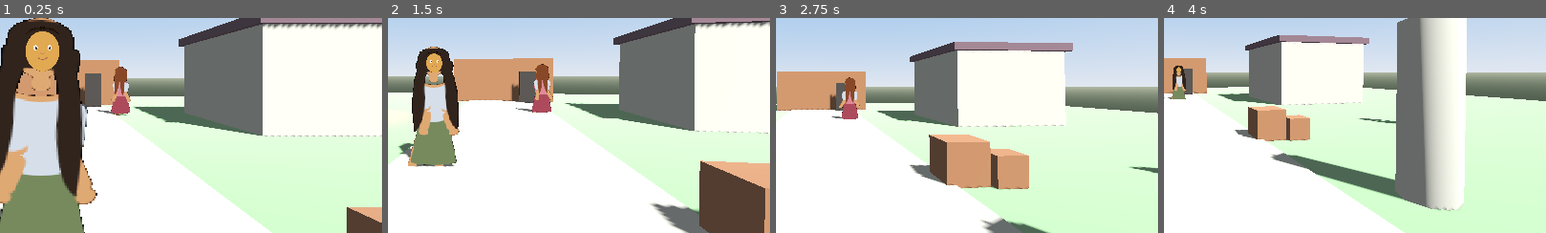
Above: before the commit, frames 1-4 (left to right).
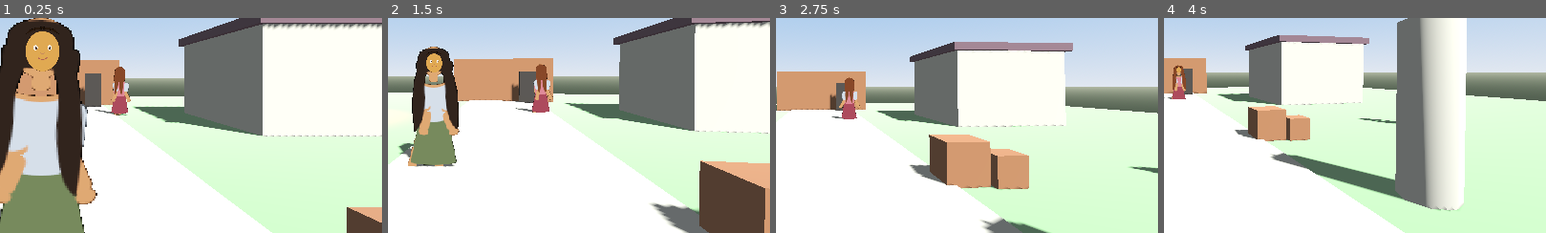
Above: after the commit, the same moments.

Repository: Fred4R/paperdoll-25d
Game: Godot game, scene res://scenes/main.tscn
The game is run twice, just before and just after one commit, with the same random seed, the same clock (stepped at 60 frames per second) and the same inputs.
Inputs (mouse positions are % of the whole screen's width and height, from its top left):
- Up to frame 1 (0.25 s): no input
- Up to frame 2 (1.5 s): tap Enter at 0.5 s; move the mouse to (55, 50) at 0.52 s; hold W (move_forward) from 0.53 s (still down); tap 1 (cycle_hair) at 0.6 s; move the mouse to (45, 50) at 1.27 s; tap 3 (cycle_pants) at 1.35 s
- Up to frame 3 (2.75 s): keep holding W (move_forward); move the mouse to (52, 48) at 2.02 s; tap 2 (cycle_shirt) at 2.1 s
- Up to frame 4 (4 s): keep holding W (move_forward); move the mouse to (49, 52) at 2.77 s; tap E (interact) at 2.85 s; move the mouse to (57, 51) at 3.52 s; hold Tab (wardrobe) from 3.53 s (still down)
The pictures show only the part of the screen within x 41-91%, y 36-86%; the shares and areas given below are measured in that part.

The runs differ from the first frame. In frame 1, 0.2% of the frame differs, in the area x 24-34%, y 22-45%; in frame 2, 0.2%; in frame 3, 0.1%; in frame 4, 0.4%, in the area x 2-6%, y 22-38%.

Commit message:
Each woman shows her own pictures from the side, back, and diagonal, matched to her front.

Diff:
--- /dev/null
+++ b/assets/paperdoll/front/body_f_quarter.svg
@@ -0,0 +1,7 @@
+<svg xmlns="http://www.w3.org/2000/svg" width="128" height="192" viewBox="0 0 128 192">
+  <g transform="translate(61 0) scale(0.88 1) translate(-64 0)">
+  <ellipse cx="64" cy="28" rx="18" ry="21" fill="#c4865a"/>
+  <rect x="58" y="46" width="12" height="10" rx="3" fill="#c4865a"/>
+  <path d="M48 56 Q64 66 80 56 L90 78 Q92 104 84 116 L44 116 Q36 104 38 78 Z" fill="#c4865a"/>
+  </g>
+</svg>
--- /dev/null
+++ b/assets/paperdoll/front/hair_f_auburn_back.svg
@@ -0,0 +1,5 @@
+<svg xmlns="http://www.w3.org/2000/svg" width="128" height="192" viewBox="0 0 128 192">
+  <path d="M42 28 Q40 10 64 10 Q88 10 86 28 Q92 26 90 42 L40 42 Q38 26 42 28 Z" fill="#6a3b24"/>
+  <path d="M40 40 Q28 78 34 124 Q48 116 50 78 Q48 52 56 40 Z" fill="#6a3b24"/>
+  <path d="M88 40 Q100 78 94 124 Q80 116 78 78 Q80 52 72 40 Z" fill="#6a3b24"/>
+</svg>
--- /dev/null
+++ b/assets/paperdoll/front/hair_f_auburn_quarter.svg
@@ -0,0 +1,7 @@
+<svg xmlns="http://www.w3.org/2000/svg" width="128" height="192" viewBox="0 0 128 192">
+  <g transform="translate(61 0) scale(0.88 1) translate(-64 0)">
+  <path d="M46 34 Q40 12 64 8 Q92 12 86 36 Q90 48 84 62 L46 62 Q40 48 46 34 Z" fill="#6a3b24"/>
+  <path d="M48 58 Q44 78 50 108 Q58 100 62 70 Q60 50 64 36" fill="#6a3b24"/>
+  <path d="M80 58 Q84 78 78 108 Q70 100 66 70 Q68 50 64 36" fill="#6a3b24"/>
+  </g>
+</svg>
--- /dev/null
+++ b/assets/paperdoll/front/hair_f_auburn_side.svg
@@ -0,0 +1,4 @@
+<svg xmlns="http://www.w3.org/2000/svg" width="128" height="192" viewBox="0 0 128 192">
+  <path d="M52 18 Q70 8 78 28 Q84 24 80 40 L70 36 Q66 18 54 24 Z" fill="#6a3b24"/>
+  <path d="M74 34 Q96 70 90 120 Q78 112 76 70 Q74 48 68 36 Z" fill="#6a3b24"/>
+</svg>
--- /dev/null
+++ b/assets/paperdoll/front/hair_f_quarter.svg
@@ -0,0 +1,7 @@
+<svg xmlns="http://www.w3.org/2000/svg" width="128" height="192" viewBox="0 0 128 192">
+  <g transform="translate(61 0) scale(0.88 1) translate(-64 0)">
+  <path d="M46 30 Q40 12 64 10 Q88 12 82 30 Q90 28 92 40 L88 46 Q80 24 64 22 Q48 24 40 46 L36 40 Q38 28 46 30 Z" fill="#2a211c"/>
+  <path d="M38 40 Q30 70 34 118 Q42 112 46 78 Q44 56 50 42 Z" fill="#2a211c"/>
+  <path d="M90 40 Q98 70 94 118 Q86 112 82 78 Q84 56 78 42 Z" fill="#2a211c"/>
+  </g>
+</svg>
--- /dev/null
+++ b/assets/paperdoll/front/shirt_f_quarter.svg
@@ -0,0 +1,10 @@
+<svg xmlns="http://www.w3.org/2000/svg" width="128" height="192" viewBox="0 0 128 192">
+  <g transform="translate(61 0) scale(0.88 1) translate(-64 0)">
+  <path d="M50 58 Q64 66 78 58 L88 74 Q90 102 80 110 L48 110 Q38 102 40 74 Z" fill="#b7c4d4"/>
+  <path d="M58 60 L64 72 L70 60" fill="none" stroke="#8fa0b4" stroke-width="1.2"/>
+  <circle cx="64" cy="78" r="1.1" fill="#8fa0b4"/>
+  <circle cx="64" cy="86" r="1.1" fill="#8fa0b4"/>
+  <circle cx="64" cy="94" r="1.1" fill="#8fa0b4"/>
+  <circle cx="64" cy="102" r="1.1" fill="#8fa0b4"/>
+  </g>
+</svg>
--- /dev/null
+++ b/assets/paperdoll/front/shirt_f_rose_back.svg
@@ -0,0 +1,3 @@
+<svg xmlns="http://www.w3.org/2000/svg" width="128" height="192" viewBox="0 0 128 192">
+  <path d="M46 60 Q64 68 82 60 L88 80 Q86 108 76 114 L52 114 Q42 108 40 80 Z" fill="#c46b78"/>
+</svg>
--- /dev/null
+++ b/assets/paperdoll/front/shirt_f_rose_quarter.svg
@@ -0,0 +1,5 @@
+<svg xmlns="http://www.w3.org/2000/svg" width="128" height="192" viewBox="0 0 128 192">
+  <g transform="translate(61 0) scale(0.88 1) translate(-64 0)">
+  <path d="M46 56 Q64 66 82 56 L90 78 Q88 110 76 118 L52 118 Q40 110 38 78 Z" fill="#c46b78"/>
+  </g>
+</svg>
--- /dev/null
+++ b/assets/paperdoll/front/shirt_f_rose_side.svg
@@ -0,0 +1,3 @@
+<svg xmlns="http://www.w3.org/2000/svg" width="128" height="192" viewBox="0 0 128 192">
+  <path d="M50 58 Q64 66 78 58 L86 78 Q84 106 72 112 L48 110 Q40 100 44 74 Z" fill="#c46b78"/>
+</svg>
--- /dev/null
+++ b/assets/paperdoll/front/skirt_f_quarter.svg
@@ -0,0 +1,5 @@
+<svg xmlns="http://www.w3.org/2000/svg" width="128" height="192" viewBox="0 0 128 192">
+  <g transform="translate(61 0) scale(0.88 1) translate(-64 0)">
+  <path d="M46 108 Q64 116 82 108 L96 168 Q64 176 32 168 Z" fill="#5d6b4a"/>
+  </g>
+</svg>
--- /dev/null
+++ b/assets/paperdoll/front/skirt_f_rose_back.svg
@@ -0,0 +1,3 @@
+<svg xmlns="http://www.w3.org/2000/svg" width="128" height="192" viewBox="0 0 128 192">
+  <path d="M44 108 Q64 116 84 108 L96 168 Q64 176 32 168 Z" fill="#8a3d4a"/>
+</svg>
--- /dev/null
+++ b/assets/paperdoll/front/skirt_f_rose_quarter.svg
@@ -0,0 +1,5 @@
+<svg xmlns="http://www.w3.org/2000/svg" width="128" height="192" viewBox="0 0 128 192">
+  <g transform="translate(61 0) scale(0.88 1) translate(-64 0)">
+  <path d="M42 108 Q64 118 86 108 L98 168 Q64 178 30 168 Z" fill="#8a3d4a"/>
+  </g>
+</svg>
--- /dev/null
+++ b/assets/paperdoll/front/skirt_f_rose_side.svg
@@ -0,0 +1,3 @@
+<svg xmlns="http://www.w3.org/2000/svg" width="128" height="192" viewBox="0 0 128 192">
+  <path d="M46 108 Q64 116 80 108 L92 168 Q64 176 36 168 Z" fill="#8a3d4a"/>
+</svg>
--- a/data/palettes.json
+++ b/data/palettes.json
@@ -25,21 +25,25 @@
     "has_skirt": true,
     "body": {
       "front": "res://assets/paperdoll/front/body_f.svg",
+      "quarter": "res://assets/paperdoll/front/body_f_quarter.svg",
       "side": "res://assets/paperdoll/front/body_f_side.svg",
       "back": "res://assets/paperdoll/front/body_f_back.svg"
     },
     "hair": {
       "front": "res://assets/paperdoll/front/hair_f.svg",
+      "quarter": "res://assets/paperdoll/front/hair_f_quarter.svg",
       "side": "res://assets/paperdoll/front/hair_f_side.svg",
       "back": "res://assets/paperdoll/front/hair_f_back.svg"
     },
     "shirt": {
       "front": "res://assets/paperdoll/front/shirt_f.svg",
+      "quarter": "res://assets/paperdoll/front/shirt_f_quarter.svg",
       "side": "res://assets/paperdoll/front/shirt_f_side.svg",
       "back": "res://assets/paperdoll/front/shirt_f_back.svg"
     },
     "skirt": {
       "front": "res://assets/paperdoll/front/skirt_f.svg",
+      "quarter": "res://assets/paperdoll/front/skirt_f_quarter.svg",
       "side": "res://assets/paperdoll/front/skirt_f_side.svg",
       "back": "res://assets/paperdoll/front/skirt_f_back.svg"
     },
@@ -73,23 +77,27 @@
     "has_skirt": true,
     "body": {
       "front": "res://assets/paperdoll/front/body_f.svg",
+      "quarter": "res://assets/paperdoll/front/body_f_quarter.svg",
       "side": "res://assets/paperdoll/front/body_f_side.svg",
       "back": "res://assets/paperdoll/front/body_f_back.svg"
     },
     "hair": {
       "front": "res://assets/paperdoll/front/hair_f_auburn.svg",
-      "side": "res://assets/paperdoll/front/hair_f_side.svg",
-      "back": "res://assets/paperdoll/front/hair_f_back.svg"
+      "quarter": "res://assets/paperdoll/front/hair_f_auburn_quarter.svg",
+      "side": "res://assets/paperdoll/front/hair_f_auburn_side.svg",
+      "back": "res://assets/paperdoll/front/hair_f_auburn_back.svg"
     },
     "shirt": {
       "front": "res://assets/paperdoll/front/shirt_f_rose.svg",
-      "side": "res://assets/paperdoll/front/shirt_f_side.svg",
-      "back": "res://assets/paperdoll/front/shirt_f_back.svg"
+      "quarter": "res://assets/paperdoll/front/shirt_f_rose_quarter.svg",
+      "side": "res://assets/paperdoll/front/shirt_f_rose_side.svg",
+      "back": "res://assets/paperdoll/front/shirt_f_rose_back.svg"
     },
     "skirt": {
       "front": "res://assets/paperdoll/front/skirt_f_rose.svg",
-      "side": "res://assets/paperdoll/front/skirt_f_side.svg",
-      "back": "res://assets/paperdoll/front/skirt_f_back.svg"
+      "quarter": "res://assets/paperdoll/front/skirt_f_rose_quarter.svg",
+      "side": "res://assets/paperdoll/front/skirt_f_rose_side.svg",
+      "back": "res://assets/paperdoll/front/skirt_f_rose_back.svg"
     },
     "arm": {
       "front": "res://assets/paperdoll/front/arm_f.svg",
--- a/scripts/paperdoll.gd
+++ b/scripts/paperdoll.gd
@@ -390,7 +390,9 @@
 	var leg_tex: Texture2D = load(leg_path) if leg_path != "" else null
 	var pant_tex: Texture2D = load("res://assets/paperdoll/pant_leg.svg")
 	if body:
-		body.texture = load("res://assets/paperdoll/front/quarter_front.svg" if _quarter and not nude else (_nude_path() if nude else _layer("body")))
+		## A diagonal shows the palette's own quarter pictures; a palette without them keeps the old stand-in.
+		var quarter_stand_in: bool = _quarter and not nude and not _palette.get("body", {}).has("quarter")
+		body.texture = load("res://assets/paperdoll/front/quarter_front.svg" if quarter_stand_in else (_nude_path() if nude else _layer("body")))
 	if hair:
 		hair.texture = load(_layer("hair"))
 		hair.modulate = hair_tint
@@ -465,7 +467,7 @@
 
 func _layer(part: String) -> String:
 	var views: Dictionary = _palette.get(part, {})
-	var view := "back" if _back else ("side" if _side else "front")
+	var view := "back" if _back else ("side" if _side else ("quarter" if _quarter else "front"))
 	var path := str(views.get(view, views.get("front", "")))
 	if path == "none" or path.is_empty():
 		return ""
